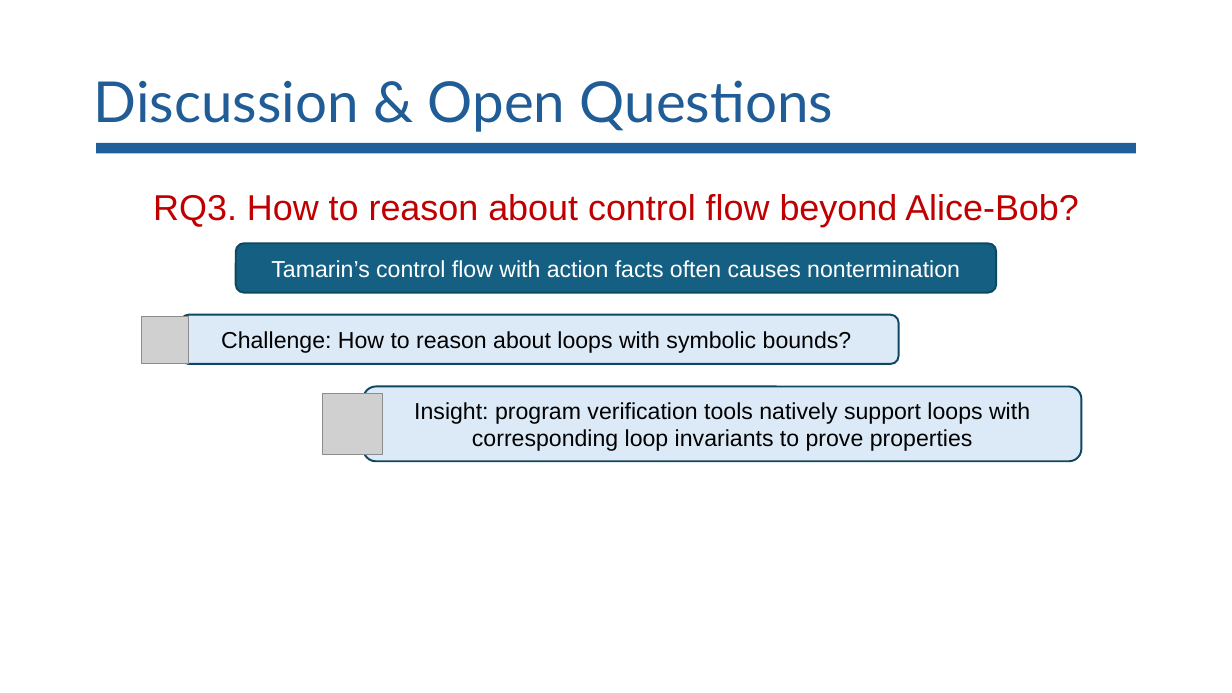
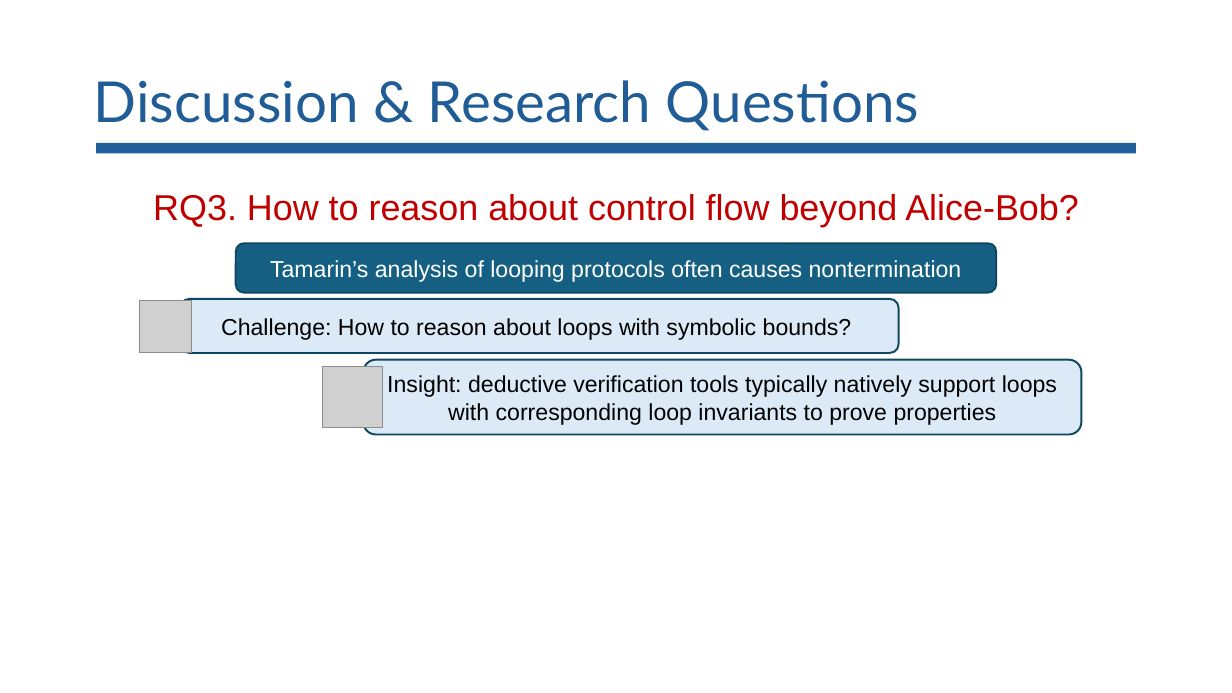
Before and after one commit to lorchrob/comp_slides, a slide deck: slide 96 of comp.pptx (slide 112 before the commit). Drawn at 1232x693 pixels with LibreOffice and Linux fonts; fonts in the diff are those of the drawing; grey boxes stand for pictures. Boxes give left, top, right and bottom in pixels: in the first picture for what was removed or moved away, otherwise in the second. Text is boxed around its words. In the diff, an @@ line names an element or a change of style, - is before the commit and + after.

```diff
--- a/comp.pptx
+++ b/comp.pptx
@@ title at bbox=[94, 80, 919, 131]: text changed @@
-Discussion & Open Questions
+Discussion & Research Questions
@@ text in rounded rectangle at bbox=[270, 260, 962, 282]: text changed @@
-Tamarin’s control flow with action facts often causes nontermination
+Tamarin’s analysis of looping protocols often causes nontermination
@@ rounded rectangle "Challenge: How to reason about ...": place and size @@
-rounded rectangle "Challenge: How to reason about ..." at bbox=[180, 315, 898, 364]
+rounded rectangle "Challenge: How to reason about ..." at bbox=[180, 299, 898, 353]
@@ picture: place and size @@
-picture at bbox=[141, 317, 189, 364]
+picture at bbox=[140, 301, 191, 353]
@@ picture: place and size @@
-picture at bbox=[323, 394, 384, 455]
+picture at bbox=[323, 367, 384, 428]
@@ rounded rectangle "Insight: deductive verification tools typically ...": place and size @@
-rounded rectangle "Insight: deductive verification tools typically ..." at bbox=[363, 386, 1081, 461]
+rounded rectangle "Insight: deductive verification tools typically ..." at bbox=[363, 360, 1081, 434]
@@ text in rounded rectangle at bbox=[387, 375, 1057, 425]: text changed @@
-Insight: program verification tools natively support loops with corresponding loop invariants to prove properties
+Insight: deductive verification tools typically natively support loops with corresponding loop invariants to prove properties
```
Also in this commit, not shown: 55 other slides changed, 2 slides removed.
